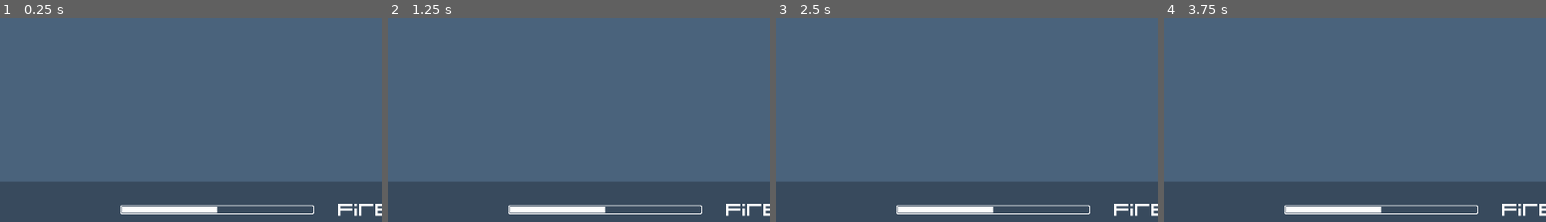
Above: before the commit, frames 1-4 (left to right).
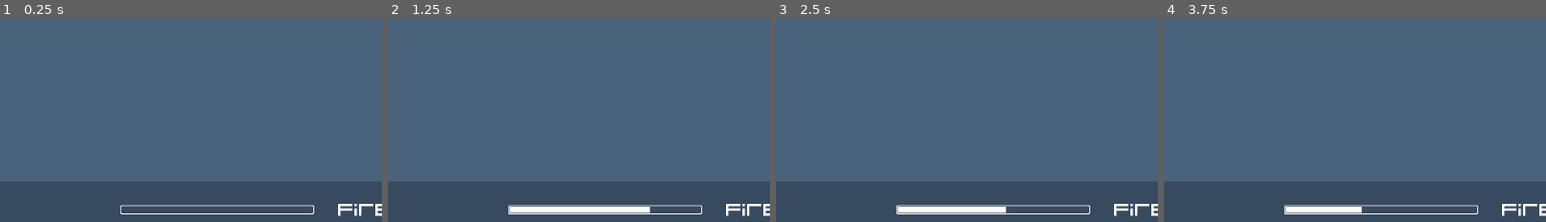
Above: after the commit, the same moments.

Repository: Boyquotes/somekindofshooter
Game: Godot game, scene res://scenes/Level.tscn
The game is run twice, just before and just after one commit, with the same random seed, the same clock (stepped at 60 frames per second) and the same inputs. The project has no main scene, so this scene is started directly.
Inputs (mouse positions are % of the whole screen's width and height, from its top left):
- Up to frame 1 (0.25 s): no input
- Up to frame 2 (1.25 s): tap Enter at 0.5 s; move the mouse to (72, 45) at 0.52 s; hold Right (right) from 0.53 s (still down); hold Space (shoot) from 0.53 s (still down)
- Up to frame 3 (2.5 s): move the mouse to (30, 55) at 1.27 s; release Right (right) at 1.28 s; release Space (shoot) at 1.28 s; hold Down (down) 1.28-2.03 s; tap Space (shoot) at 1.35 s; tap Enter at 2 s; move the mouse to (60, 26) at 2.02 s; hold Right (right) from 2.03 s (still down); hold Space (shoot) from 2.03 s (still down)
- Up to frame 4 (3.75 s): move the mouse to (45, 72) at 2.77 s; release Right (right) at 2.78 s; release Space (shoot) at 2.78 s; hold Up (up) 2.78-3.53 s; tap Space (shoot) at 2.85 s; tap Enter at 3.5 s; move the mouse to (80, 66) at 3.52 s; hold Left (left) from 3.53 s (still down); hold Space (shoot) from 3.53 s (still down)
The pictures show only the part of the screen within x 31-81%, y 50-100%; the shares and areas given below are measured in that part.

The runs differ from the first frame. In frame 1, 0.8% of the frame differs, in the area x 31-57%, y 92-96%; in frame 2, 0.4%; in frame 3, 0.1%; in frame 4, 0.2%.

Commit message:
Gauge reacts to firerate

Diff:
--- a/scenes/HUD.tscn
+++ b/scenes/HUD.tscn
@@ -50,7 +50,7 @@
 margin_top = -48.0
 margin_right = -288.0
 margin_bottom = -36.0
-value = 50.0
+step = 0.01
 texture_under = ExtResource( 3 )
 texture_progress = ExtResource( 2 )
 texture_progress_offset = Vector2( 2, 2 )
--- a/scripts/SpawnBullet.gd
+++ b/scripts/SpawnBullet.gd
@@ -1,13 +1,18 @@
 extends Position2D
 
 onready var firerate_timer = get_parent().get_node("WeaponFirerate")
+onready var firerate_gauge = get_parent().get_parent().get_node("HUD/FirerateGauge")
 
 const bullet_scene = preload("res://scenes/PlayerBullet.tscn")
 
 var firerate = 0.3
 
 func _process(delta):
+	firerate_gauge.max_value = firerate
+	firerate_gauge.value = firerate_timer.time_left
+
 	if Input.is_action_pressed("shoot"):
+		print(firerate_timer.time_left)
 		if firerate_timer.time_left == 0:
 			var bullet = bullet_scene.instance()
 			bullet.position = global_position
